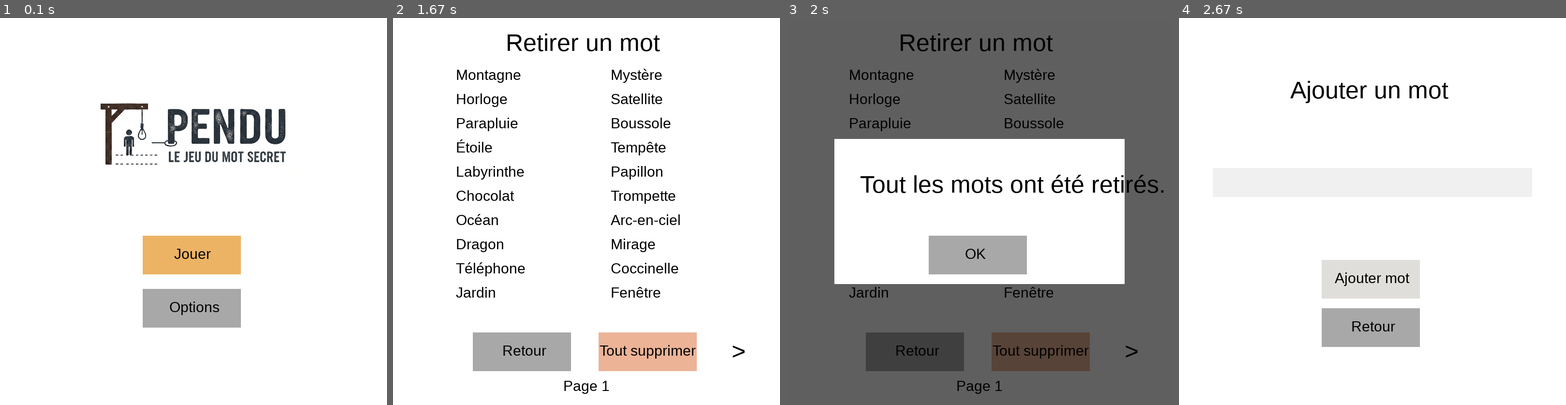
Above: before the commit, frames 1-4 (left to right).
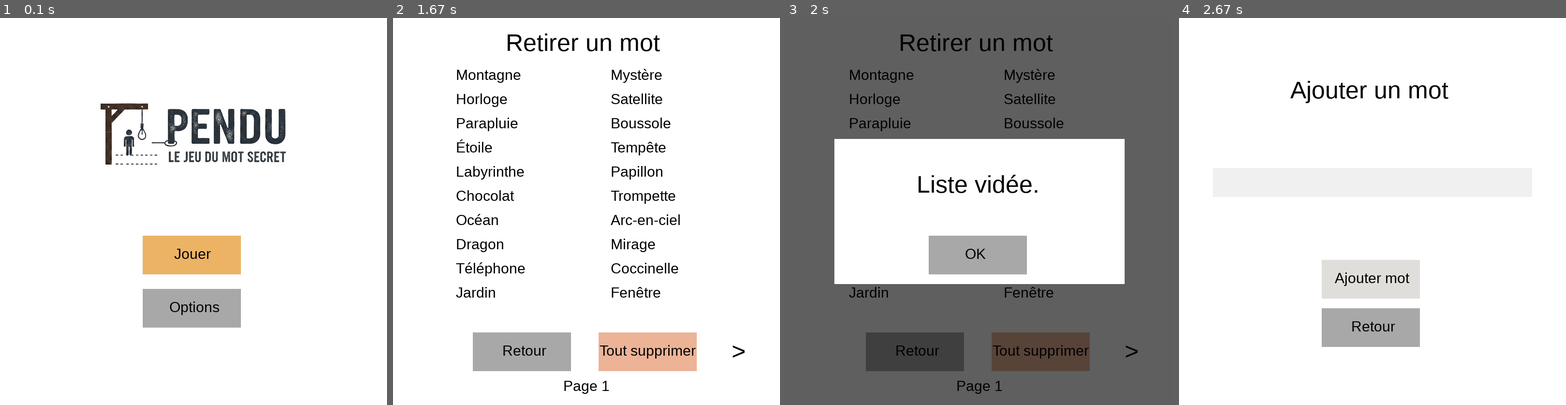
Above: after the commit, the same moments.

Repository: nicolas-riera/pendu
Game: pygame game, started from main.py
The game is run twice, just before and just after one commit, with the same random seed, the same clock (stepped at 60 frames per second) and the same inputs.
Inputs (mouse positions are in pixels of both pictures, inside the frame that each line leads up to):
- Up to frame 1 (0.1 s): no input
- Up to frame 2 (1.67 s): click "Jouer" at 0.38 s; click (625, 296) at 0.72 s; click "Mots" at 1.05 s; click (632, 246) at 1.38 s
- Up to frame 3 (2 s): click "Tout supprimer" at 1.72 s
- Up to frame 4 (2.67 s): click (1376, 254) at 2.05 s; click "Ajouter mot" at 2.38 s

Frames 1-2 are identical in both runs. In frame 3, 1.3% of the frame differs, in the area x 19-98%, y 40-46%; in frame 4, nothing differs.

Commit message:
fix: Fixed delete all popup text

Diff:
--- a/src/options.py
+++ b/src/options.py
@@ -359,7 +359,7 @@
                 break
 
         elif notice_clear_all_popup:
-            notice_clear_all_popup = ok_popup(screen, clock, my_fonts, mouseclicked, "Tout les mots ont été retirés.", (153, 315))
+            notice_clear_all_popup = ok_popup(screen, clock, my_fonts, mouseclicked, "Liste vidée.", (270, 315))
             if not notice_clear_all_popup:
                 clear_words()
                 break
